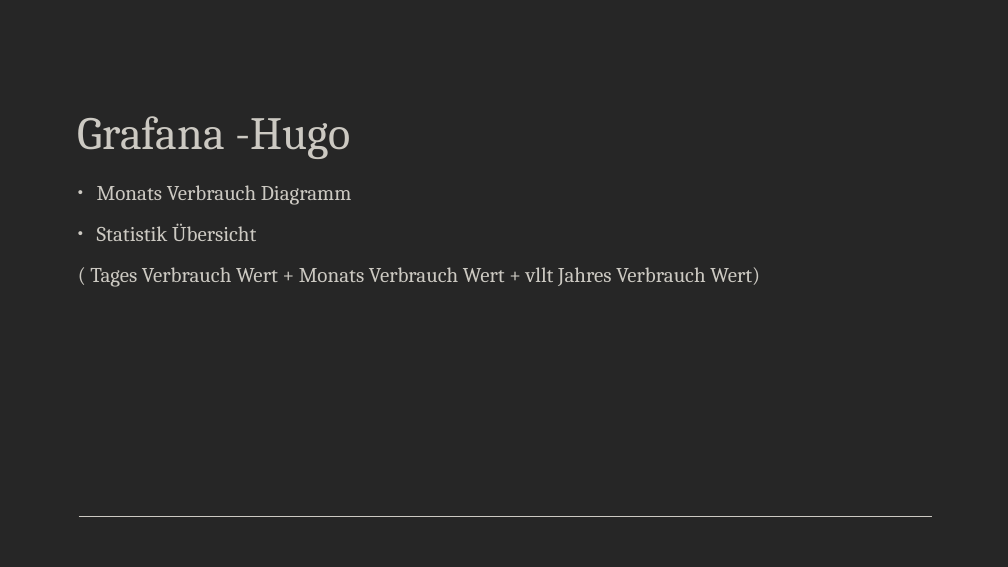
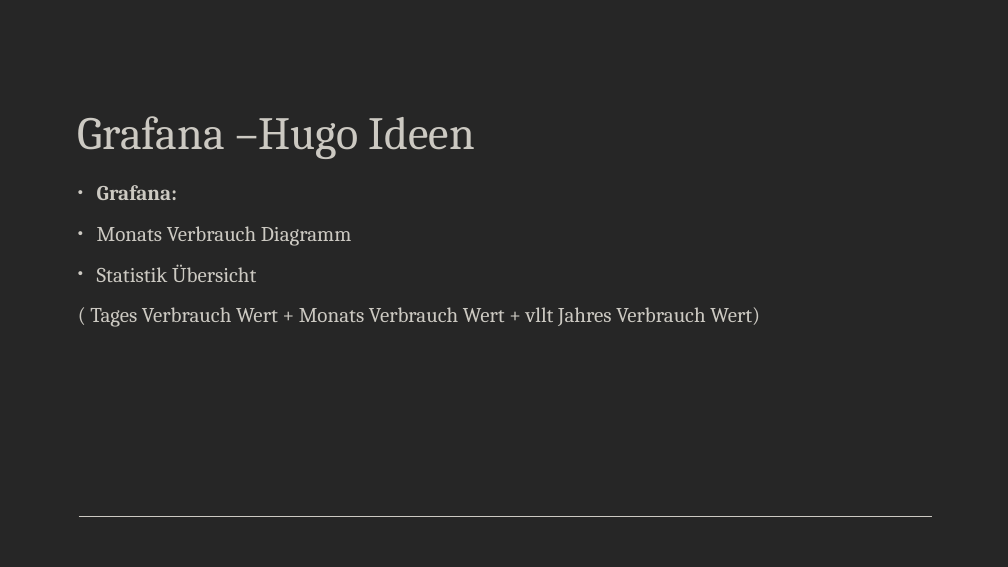
Before and after one commit to Team-Pv-Visualizer/PV-Visualizer, a slide deck: slide 23 of Documents/PVV-Visualizer.pptx (slide 21 before the commit). Drawn at 1008x567 pixels with LibreOffice and Linux fonts; fonts in the diff are those of the drawing. Boxes give left, top, right and bottom in pixels: in the first picture for what was removed or moved away, otherwise in the second. Text is boxed around its words. In the diff, an @@ line names an element or a change of style, - is before the commit and + after.

```diff
--- a/Documents/PVV-Visualizer.pptx
+++ b/Documents/PVV-Visualizer.pptx
@@ title at [78, 116, 475, 159]: text changed @@
-Grafana -Hugo
+Grafana –Hugo Ideen
@@ text at [97, 185, 177, 200]: paragraph added @@
+• Grafana:
```
Also in this commit, not shown: 7 other slides changed, 2 slides added, 21 other files.
